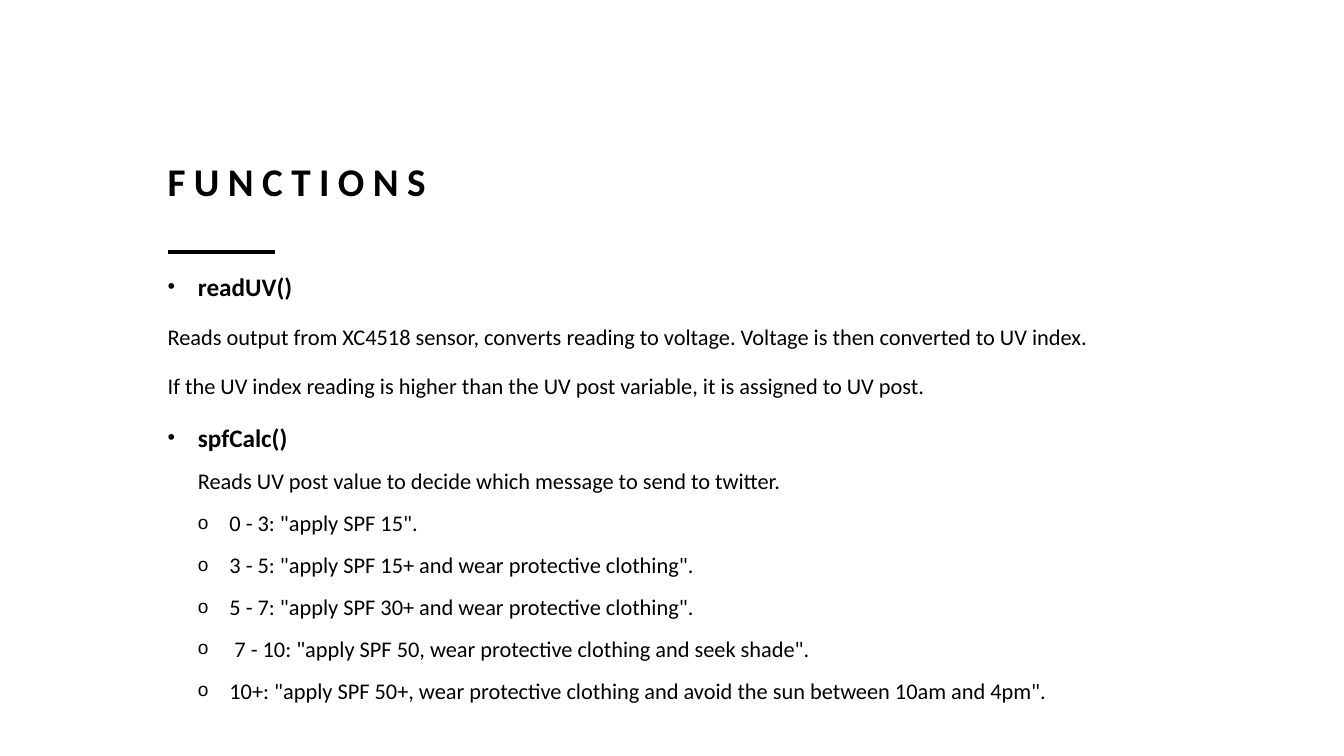
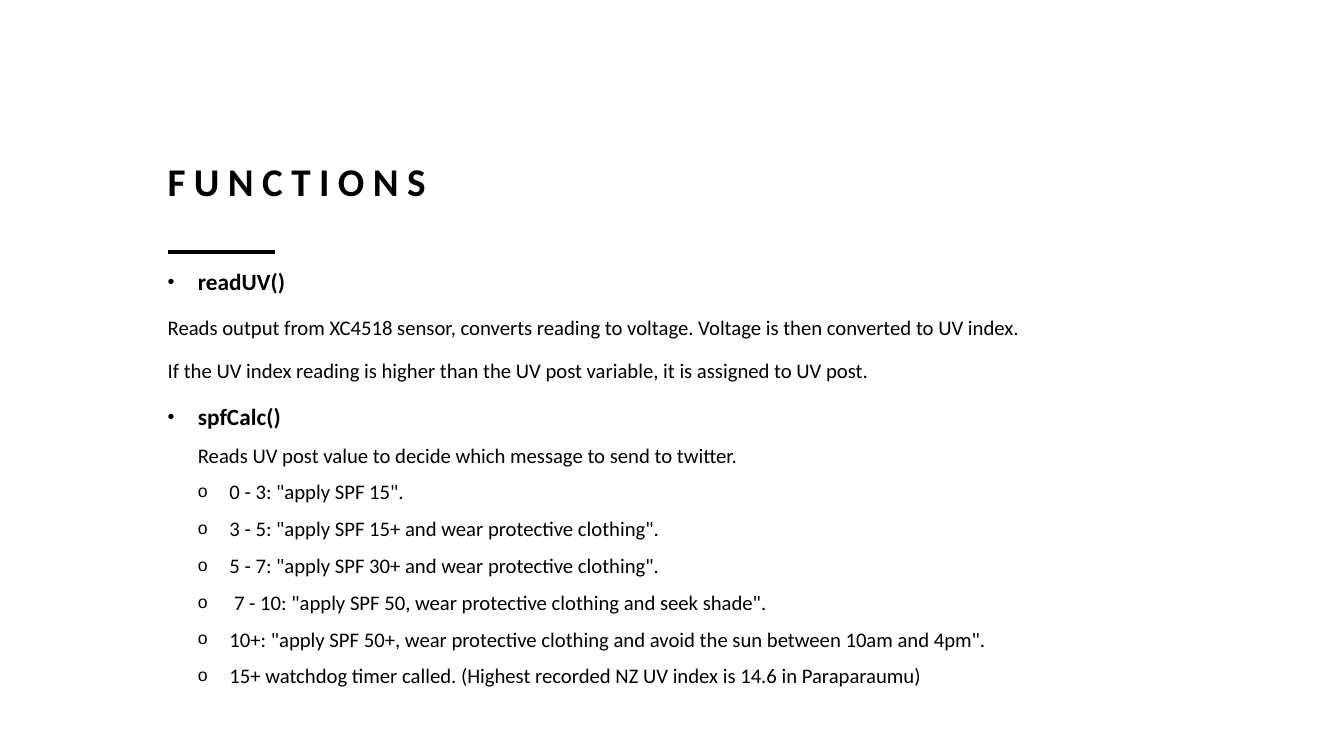
Before and after one commit to Boreyev/ID620_Projects_CALLIT1, a slide deck: slide 17 of Project02_IkeCallaghan/Presentation.pptx. Drawn at 1344x756 pixels with LibreOffice and Linux fonts; fonts in the diff are those of the drawing. Boxes give left, top, right and bottom in pixels: in the first picture for what was removed or moved away, otherwise in the second. Text is boxed around its words. In the diff, an @@ line names an element or a change of style, - is before the commit and + after.

```diff
--- a/Project02_IkeCallaghan/Presentation.pptx
+++ b/Project02_IkeCallaghan/Presentation.pptx
@@ text at [168,273,1019,651]: size 18 to 16.6 pt in "readUV()", "spfCalc()"; size 16 to 14.8 pt in "Reads output from XC4518 sensor, converts reading ...", "If the UV index reading is higher ...", "Reads UV post value to decide which ...", "0 - 3: "apply SPF 15"." and 4 more places; line spacing 1.3 to 1.2 @@
@@ text at [229,668,921,687]: paragraph added @@
+  o 15+ watchdog timer called. (Highest recorded NZ UV index is 14.6 in Paraparaumu)
```
Also in this commit, not shown: 4 other slides changed.
